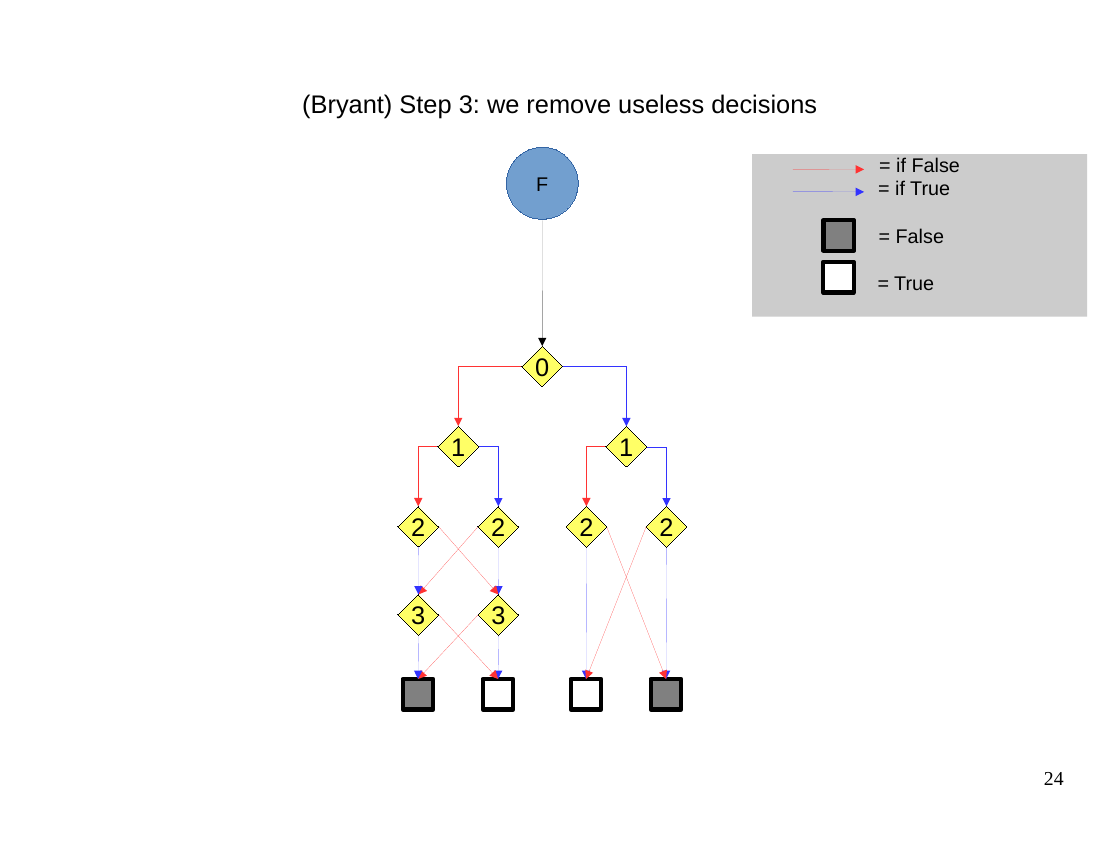
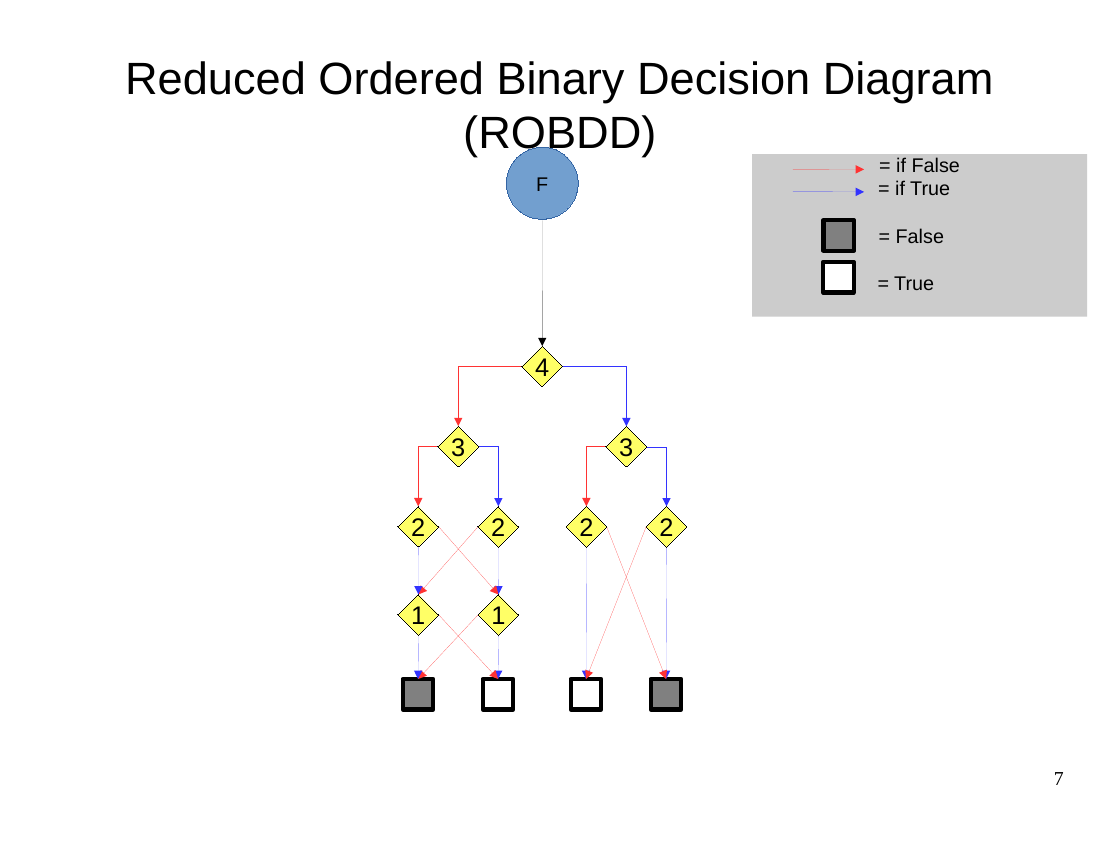
Before and after one commit to FenouilletLucas/DAGaml, a slide deck: slide 7 of doc/2017-06-19-odp/final.odp (slide 24 before the commit). Drawn at 1120x841 pixels with LibreOffice and Linux fonts; fonts in the diff are those of the drawing. Boxes give left, top, right and bottom in pixels: in the first picture for what was removed or moved away, otherwise in the second. Text is boxed around its words. In the diff, an @@ line names an element or a change of style, - is before the commit and + after.

```diff
--- a/doc/2017-06-19-odp/final.odp
+++ b/doc/2017-06-19-odp/final.odp
@@ title at box(125, 61, 994, 157): text changed; size 18 to 32 pt @@
-(Bryant) Step 3: we remove useless decisions
+Reduced Ordered Binary Decision Diagram (ROBDD)
@@ text in diamond at box(535, 358, 549, 382): text changed @@
-0
+4
@@ diamond "3": place and size @@
-diamond "3" at box(398, 595, 439, 635)
+diamond "3" at box(438, 426, 479, 466)
@@ diamond "3": place and size @@
-diamond "3" at box(478, 595, 518, 635)
+diamond "3" at box(606, 426, 646, 466)
@@ diamond "1": place and size @@
-diamond "1" at box(438, 426, 479, 466)
+diamond "1" at box(398, 595, 439, 635)
@@ diamond "1": place and size @@
-diamond "1" at box(606, 426, 646, 466)
+diamond "1" at box(478, 595, 518, 635)
@@ page number at box(1054, 772, 1064, 785): text changed @@
-24
+7
```
Also in this commit, not shown: 12 other slides changed, 44 slides added, 21 slides removed.
